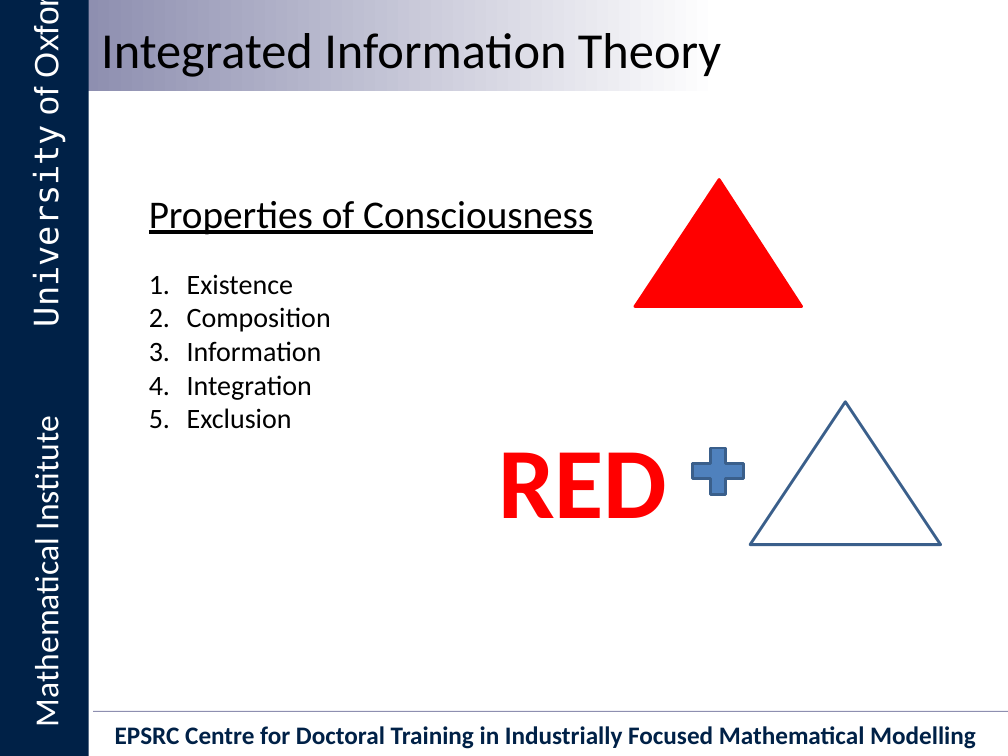
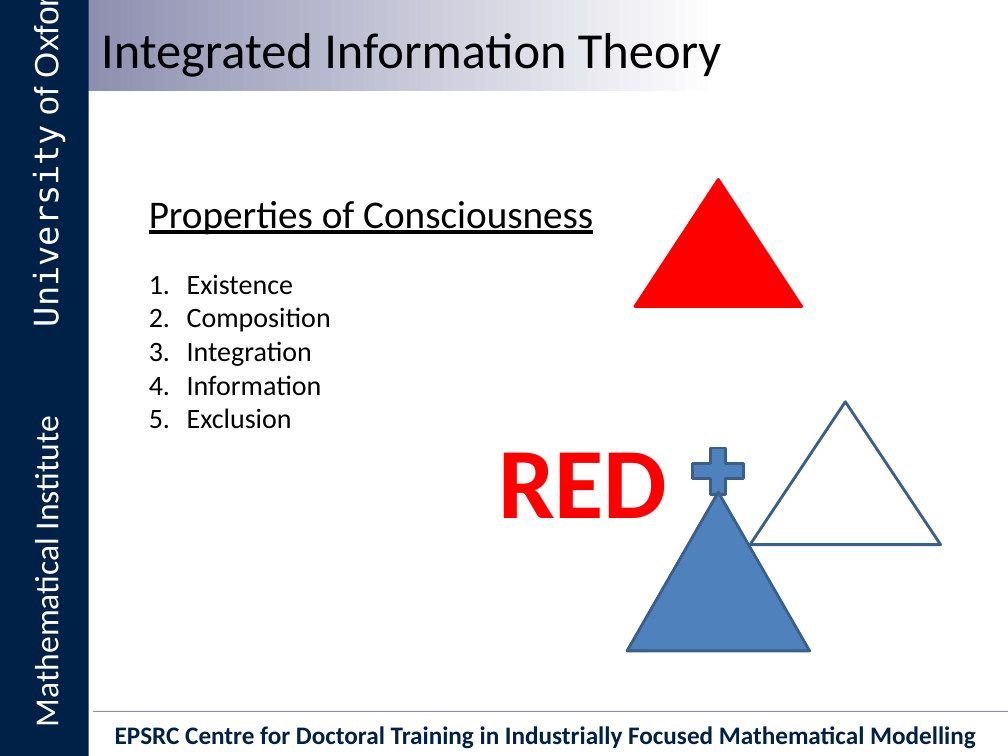
Before and after one commit to Ectheleon/IIT-Mini-Project, a slide deck: slide 2 of Writeup/Presentation/Integrated Information Theory for Organisational Consciousness.pptx. Drawn at 1008x756 pixels with LibreOffice and Linux fonts; fonts in the diff are those of the drawing; background and template pictures are left out. Boxes give left, top, right and bottom in pixels: in the first picture for what was removed or moved away, otherwise in the second. Text is boxed around its words. In the diff, an @@ line names an element or a change of style, - is before the commit and + after.

```diff
--- a/Writeup/Presentation/Integrated Information Theory for Organisational Consciousness.pptx
+++ b/Writeup/Presentation/Integrated Information Theory for Organisational Consciousness.pptx
@@ text at <box>187,341,312,366</box>: paragraph added @@
+3. Integration
@@ text at <box>187,375,312,400</box>: paragraph removed @@
-4. Integration
@@ triangle added at <box>627,492,809,650</box>, fill #4F81BD, outline #3A5F8C 2 pt @@
```
Also in this commit, not shown: 4 other slides changed, 2 slides added.
